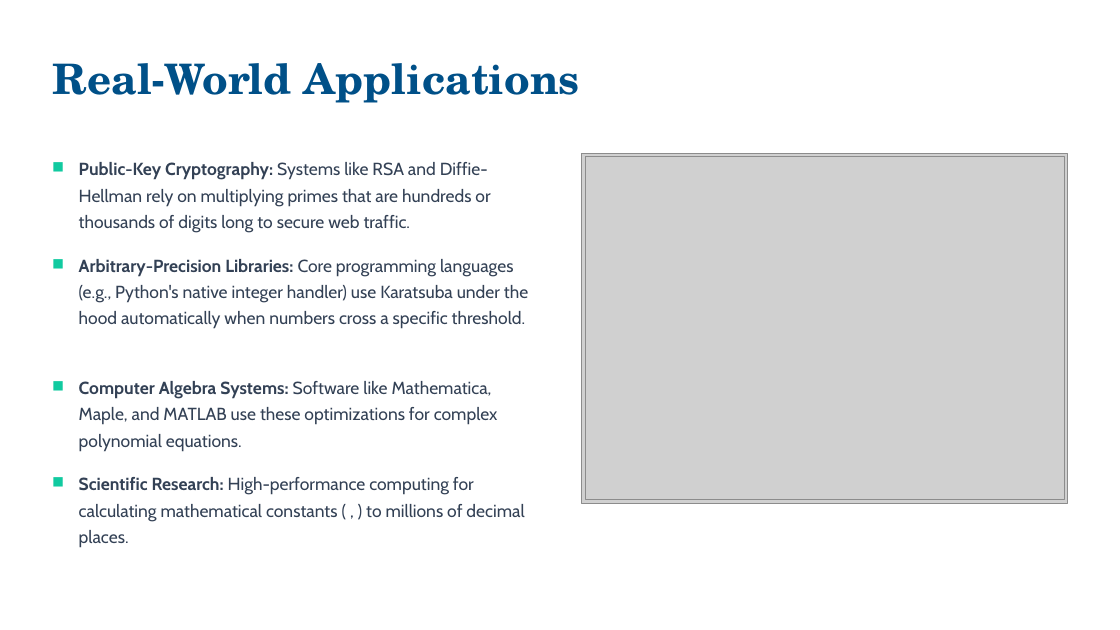
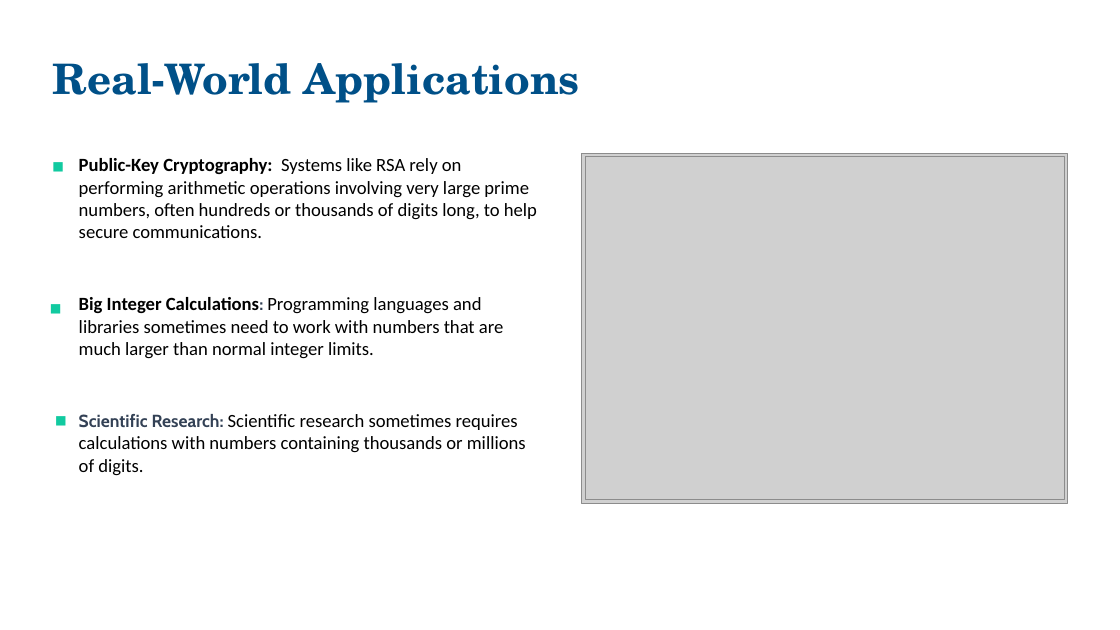
Before and after one commit to Sukdebrmondal/4th_Year_7th_Semester, a slide deck: slide 11 of Major 2/Karatsuba Multiplication Algorithm final.pptx (slide 12 before the commit). Drawn at 1120x630 pixels with LibreOffice and Linux fonts; fonts in the diff are those of the drawing; grey boxes stand for pictures; background and template pictures are left out. Boxes give left, top, right and bottom in pixels: in the first picture for what was removed or moved away, otherwise in the second. Text is boxed around its words. In the diff, an @@ line names an element or a change of style, - is before the commit and + after.

Commit message:
Karatsuba Multiplication Algorithm

```diff
--- a/Major 2/Karatsuba Multiplication Algorithm final.pptx
+++ b/Major 2/Karatsuba Multiplication Algorithm final.pptx
@@ text at (x1=79, y1=158, x2=537, y2=238): text changed; size 15 to 16 pt; font Cabin to Calibri; text colour #334155 to #000000 @@
-Public-Key Cryptography: Systems like RSA and Diffie-Hellman rely on multiplying primes that are hundreds or thousands of digits long to secure web traffic.
+Public-Key Cryptography: Systems like RSA rely on performing arithmetic operations involving very large prime numbers, often hundreds or thousands of digits long, to help secure communications.
@@ text removed at (x1=52, y1=251, x2=59, y2=270) @@
-■
@@ text removed at (x1=79, y1=259, x2=528, y2=329) @@
-Arbitrary-Precision Libraries: Core programming languages (e.g., Python's native integer handler) use Karatsuba under the hood automatically when numbers cross a specific threshold.
@@ text "■" moved from (x1=52, y1=374, x2=59, y2=392) to (x1=50, y1=297, x2=56, y2=315) @@
@@ text at (x1=79, y1=297, x2=503, y2=359): text changed; size 15 to 16 pt; font Cabin to Calibri; text colour #334155 to #000000 @@
-Computer Algebra Systems: Software like Mathematica, Maple, and MATLAB use these optimizations for complex polynomial equations.
+Big Integer Calculations: Programming languages and libraries sometimes need to work with numbers that are much larger than normal integer limits.
@@ text "■" moved from (x1=52, y1=470, x2=59, y2=488) to (x1=55, y1=409, x2=62, y2=428) @@
@@ text at (x1=79, y1=414, x2=526, y2=476): text changed; size 15 to 16 pt; font Cabin to Calibri; text colour #334155 to #000000 @@
-Scientific Research: High-performance computing for calculating mathematical constants ( , ) to millions of decimal places.
+Scientific Research: Scientific research sometimes requires calculations with numbers containing thousands or millions of digits.
```
Also in this commit, not shown: 5 other slides changed, 1 slide removed, 2 other files.
